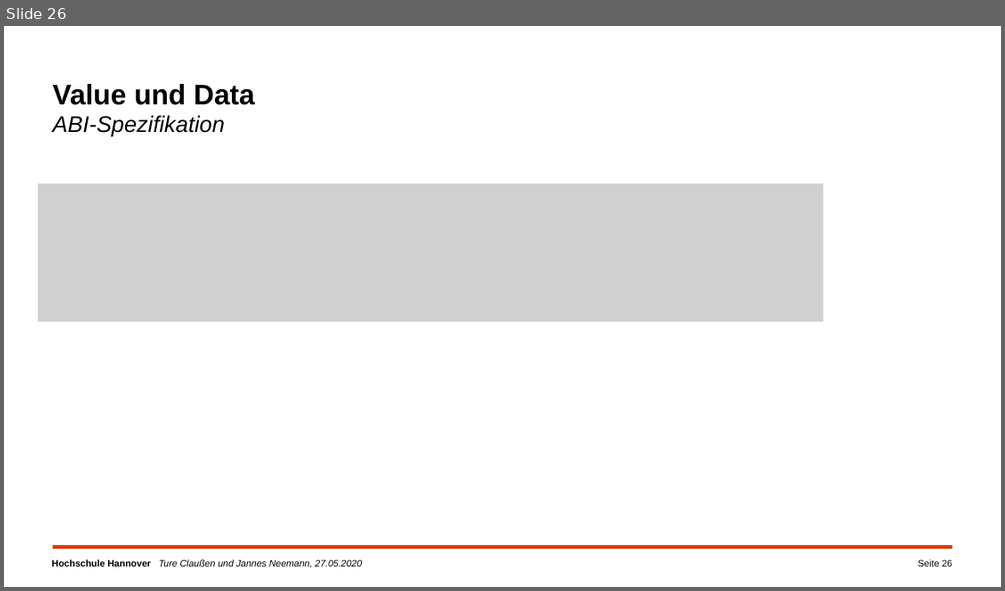
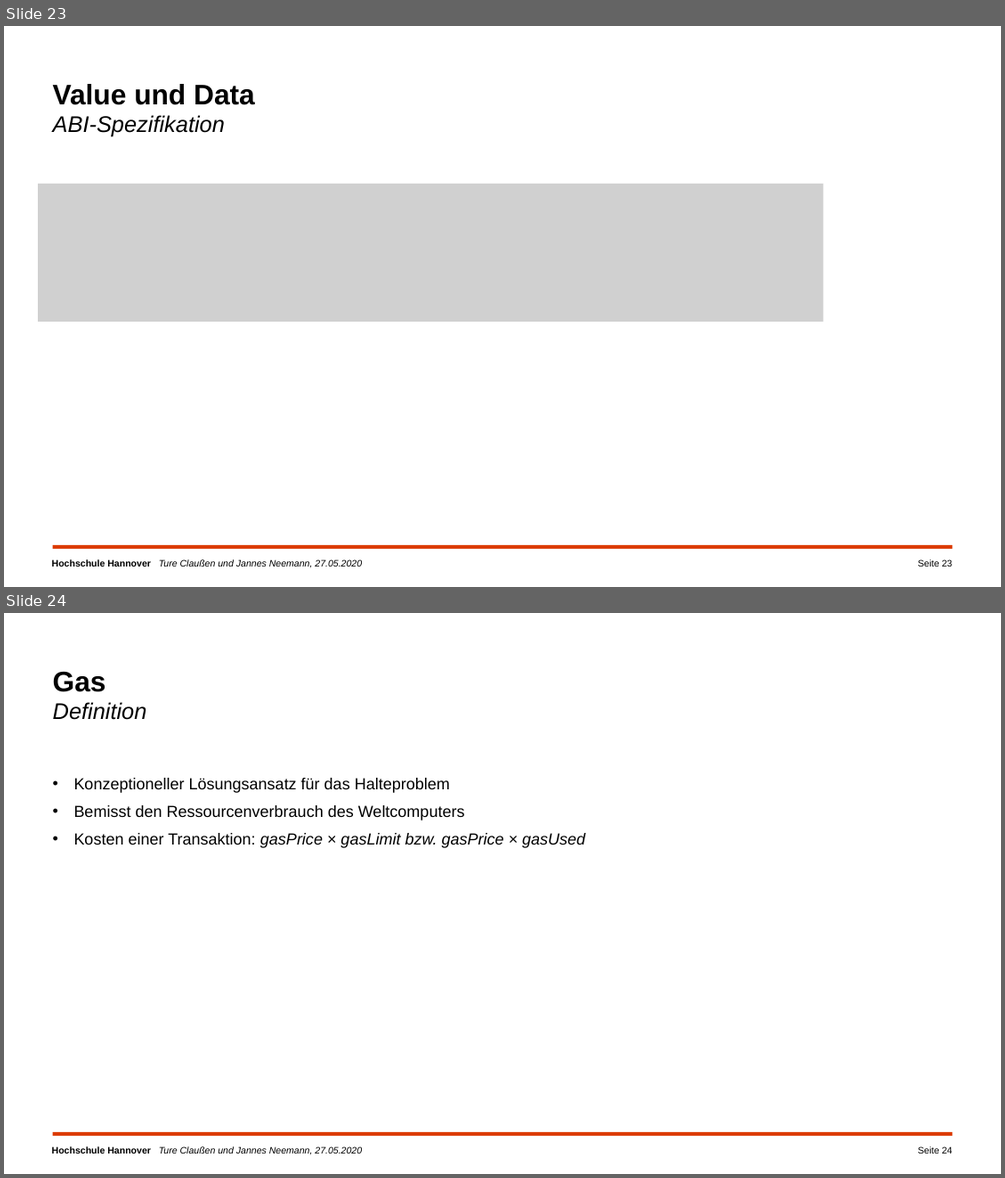
Before and after one commit to campfireman/SEM-ethereum-transactions, a slide deck: Ethereum_Präsentation_Jannes/Ethereum-Transaktionen.pptx. Shown one above the other, each under a label of ours: slide 26 before the commit, slides 23 and 24 after it. The pictures are 1005x591 and 1005x1178 pixels, drawn with LibreOffice and Linux fonts; fonts in the diff are those of the drawing; grey boxes stand for pictures; background and template pictures are left out. Boxes give left, top, right and bottom in pixels: in the first picture for what was removed or moved away, otherwise in the second. Text is boxed around its words. In the diff, an @@ line names an element or a change of style, - is before the commit and + after.

```diff
--- a/Ethereum_Präsentation_Jannes/Ethereum-Transaktionen.pptx
+++ b/Ethereum_Präsentation_Jannes/Ethereum-Transaktionen.pptx
@@ slide 24 added at <box>4,613,1001,1174</box>, background #FFFFFF; not listed: 2 template elements that a slide beside it also shows @@
@@ text added at <box>53,672,147,720</box>, 24 pt, text #000000, italic @@
+Gas
+Definition
@@ text added at <box>74,778,585,848</box>, 17 pt, text #000000 @@
+• Konzeptioneller Lösungsansatz für das Halteproblem
+• Bemisst den Ressourcenverbrauch des Weltcomputers
+• Kosten einer Transaktion: gasPrice × gasLimit bzw. gasPrice × gasUsed
@@ page number added at <box>918,1146,953,1153</box>, 10 pt, text #000000 @@
+Seite 24
@@ what was slide 26 is now slide 23 @@
@@ page number at <box>918,559,953,566</box>: text changed @@
-Seite 26
+Seite 23
```
Also in this commit, not shown: 8 slides changed, 12 other slides added, 9 slides removed, 2 other files.
